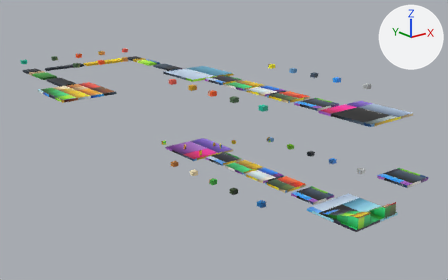
The glTF model models/third_person_blender_integrated/scene.glb, before and after one commit.
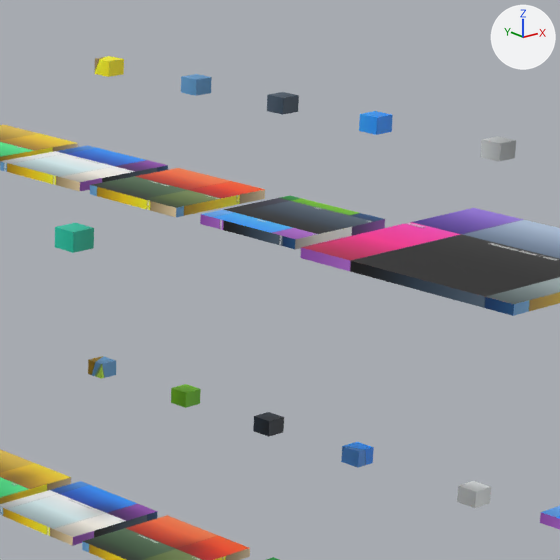
The first picture shows the older version from a 50 mm lens placed at (-55.6, -75.9, 30.7), pointed at (-4.4, -11.8, 5.1). The close-ups show the older and then the newer version on the part from 55% to 85% of the width and 18% to 67% of the height of that picture. Only the edits that show in the close-ups are written down. Arrows for +X, +Y and +Z are at upper right; the lights stay in place. Where no turn or scale is listed for an object, it has been applied to the vertices.

The first close-up shows 'Box.001', 'Box.006', 'Box.016', 'Box.018', 'Box.023', 'platform_move_2.001', 'platform_move_2.002', 'platform_move_2.003', 'platform_move_2.006', 'platform_move_2.007', 'platform_move_2.008', 'platform_move_2.009' and 8 more.
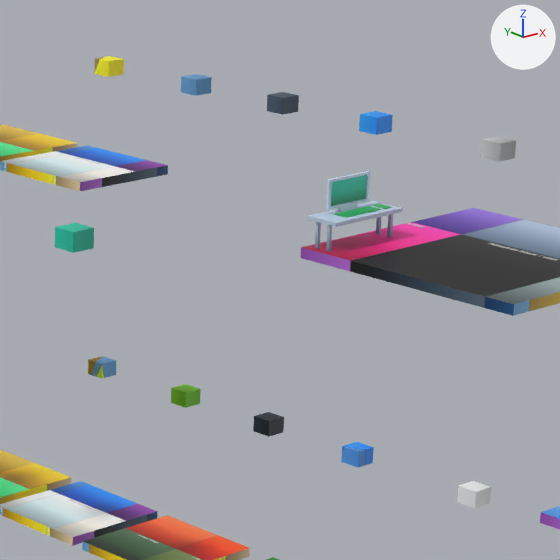
Where the newer file only moved an object's origin or applied its transform, the numbers keep the older frame.

Where the change shows, as pixel boxes [x1, y1, x2, y2] in the close-ups (560 x 560 px):
'platform_move_2.009', deleted: before [200, 196, 385, 249]
'platform_move_2.008', deleted: before [90, 168, 265, 217]
'Desk.001', added: after [307, 171, 402, 251]

The edits, one by one:
Mesh me_cube_006 is new.
It has 352 vertices, 672 faces and spans x -1.42..1.42, y -0.56..0.54, z -0.94..1.13.
It uses material mat_material (picture img_palette_texture).
Object 'platform_move_2.008' (ob_platform_move_2_008) is deleted.
Object 'platform_move_2.009' (ob_platform_move_2_009) is deleted.
Object 'Desk.001' (ob_desk_001) is new; it shows me_cube_006.
Its location is (-0.88, -27.91, 12.95).
